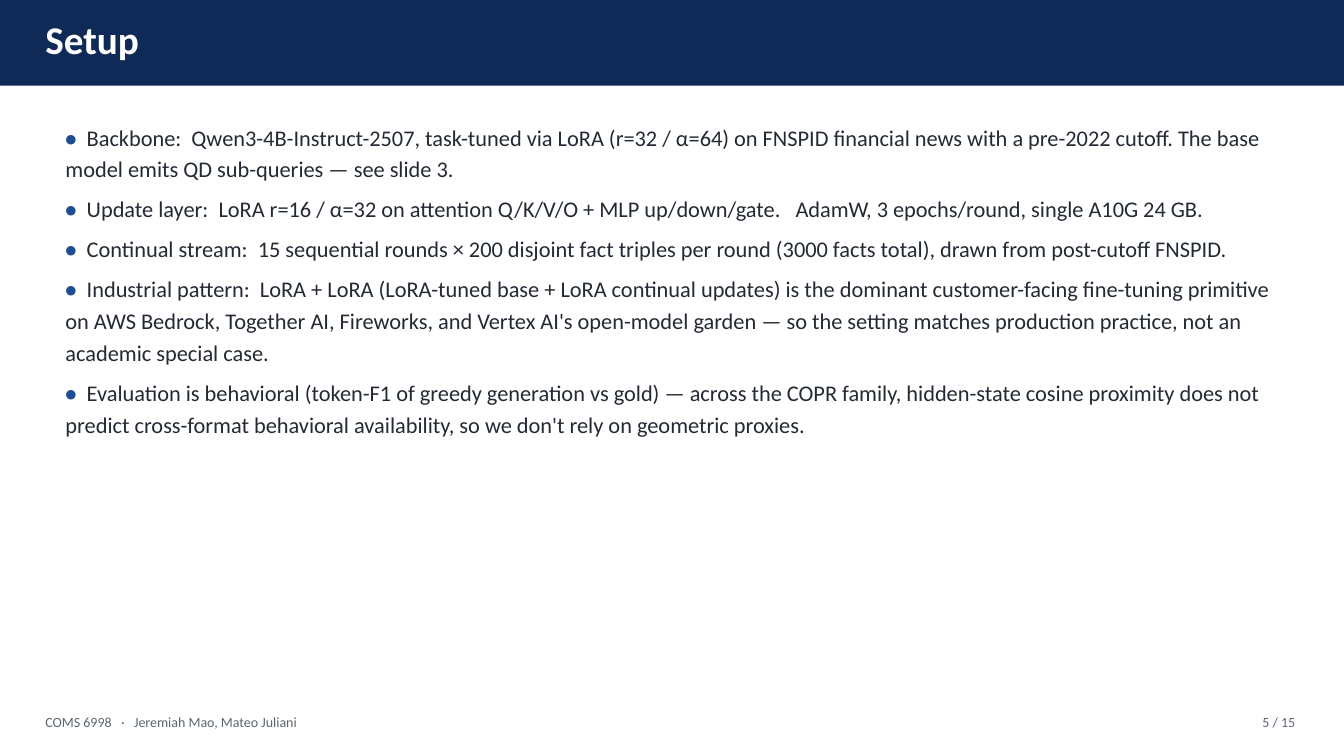
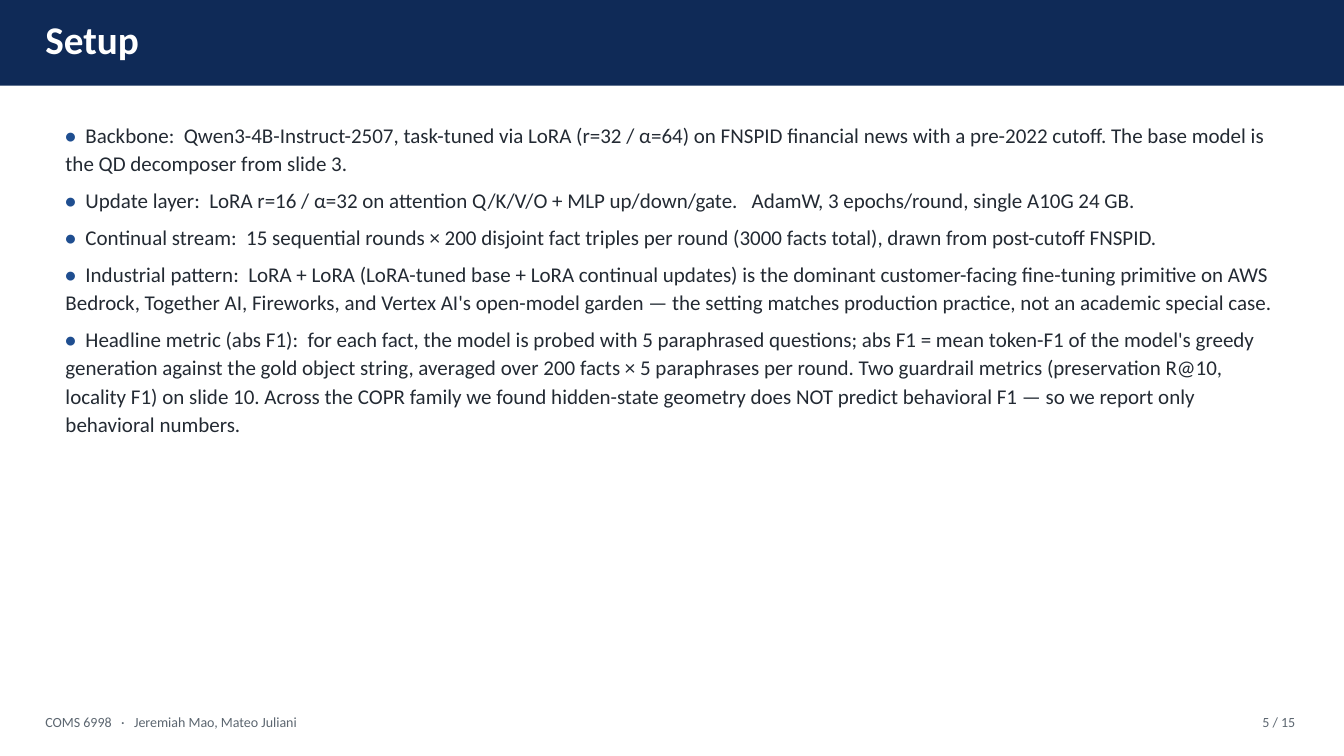
Before and after one commit to jeremiahmao/still-on-task-llm, a slide deck: slide 5 of paper_slides/synergy_deck.pptx. Drawn at 1344x756 pixels with LibreOffice and Linux fonts; fonts in the diff are those of the drawing. Boxes give left, top, right and bottom in pixels: in the first picture for what was removed or moved away, otherwise in the second. Text is boxed around its words. In the diff, an @@ line names an element or a change of style, - is before the commit and + after.

Commit message:
tweak: deck audit pass — remove dead slide_renderings code, define abs F1 in Setup, fix paper-§4 ref to slide-relative, tighten Setup and slide-12 cross-refs

```diff
--- a/paper_slides/synergy_deck.pptx
+++ b/paper_slides/synergy_deck.pptx
@@ text at bbox=[65, 128, 1264, 175]: text changed; size 16 to 15 pt @@
-• Backbone: Qwen3-4B-Instruct-2507, task-tuned via LoRA (r=32 / α=64) on FNSPID financial news with a pre-2022 cutoff. The base model emits QD sub-queries — see slide 3.
+• Backbone: Qwen3-4B-Instruct-2507, task-tuned via LoRA (r=32 / α=64) on FNSPID financial news with a pre-2022 cutoff. The base model is the QD decomposer from slide 3.
@@ text at bbox=[85, 193, 1157, 249]: size 16 to 15 pt in "• Update layer: LoRA r=16 / α=32 ...", "• Continual stream: 15 sequential rounds × ..."; line spacing 1.18 to 1.13 @@
@@ text at bbox=[65, 267, 1271, 432]: text changed; size 16 to 15 pt @@
-• Industrial pattern: LoRA + LoRA (LoRA-tuned base + LoRA continual updates) is the dominant customer-facing fine-tuning primitive on AWS Bedrock, Together AI, Fireworks, and Vertex AI's open-model garden — so the setting matches production practice, not an academic special case.
-• Evaluation is behavioral (token-F1 of greedy generation vs gold) — across the COPR family, hidden-state cosine proximity does not predict cross-format behavioral availability, so we don't rely on geometric proxies.
+• Industrial pattern: LoRA + LoRA (LoRA-tuned base + LoRA continual updates) is the dominant customer-facing fine-tuning primitive on AWS Bedrock, Together AI, Fireworks, and Vertex AI's open-model garden — the setting matches production practice, not an academic special case.
+• Headline metric (abs F1): for each fact, the model is probed with 5 paraphrased questions; abs F1 = mean token-F1 of the model's greedy generation against the gold object string, averaged over 200 facts × 5 paraphrases per round. Two guardrail metrics (preservation R@10, locality F1) on slide 10. Across the COPR family we found hidden-state geometry does NOT predict behavioral F1 — so we report only behavioral numbers.
```
Also in this commit, not shown: 2 other slides changed, 1 other file.
